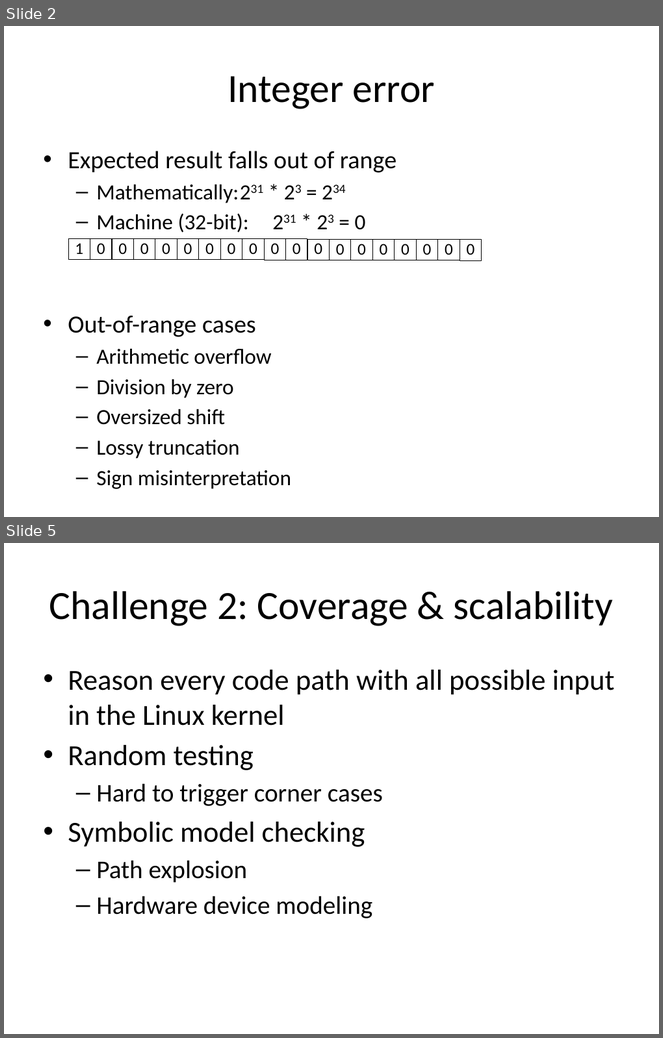
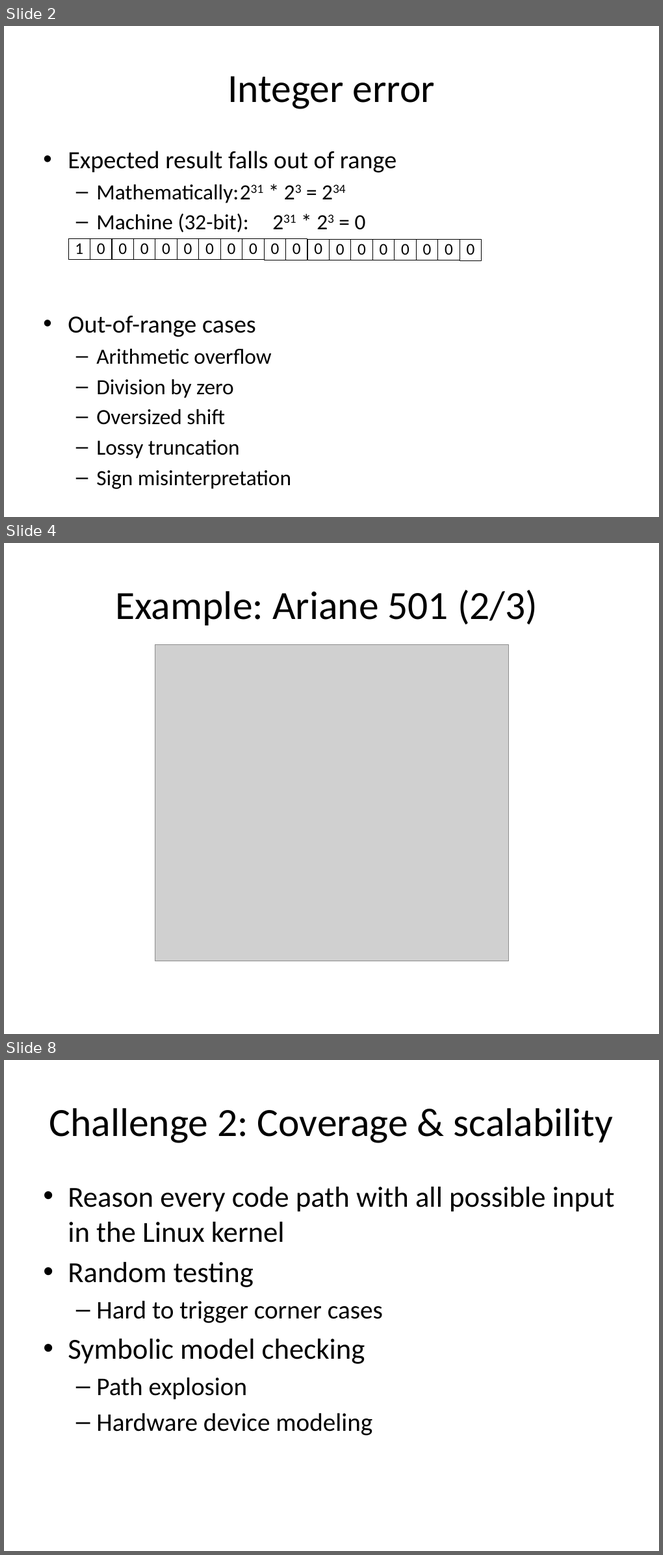
Before and after one commit to jiazhihao/6857, a slide deck: slides/kint.pptx. Shown one above the other, each under a label of ours: slides 2 and 5 before the commit, slides 2, 4 and 8 after it; the slides between them are not shown. The pictures are 663x1038 and 663x1555 pixels, drawn with LibreOffice and Linux fonts; fonts in the diff are those of the drawing; grey boxes stand for pictures. Boxes give left, top, right and bottom in pixels: in the first picture for what was removed or moved away, otherwise in the second. Text is boxed around its words. In the diff, an @@ line names an element or a change of style, - is before the commit and + after.

Commit message:
error example pics & timeout data

```diff
--- a/slides/kint.pptx
+++ b/slides/kint.pptx
@@ slide 4 added at (4,543,659,1034), background #FFFFFF @@
@@ title added at (115,590,538,626), 44 pt, text #000000 @@
+Example: Ariane 501 (2/3)
@@ picture added at (155,644,509,961) @@
@@ what was slide 5 is now slide 8 @@
```
Also in this commit, not shown: 4 slides changed, 2 other slides added.
